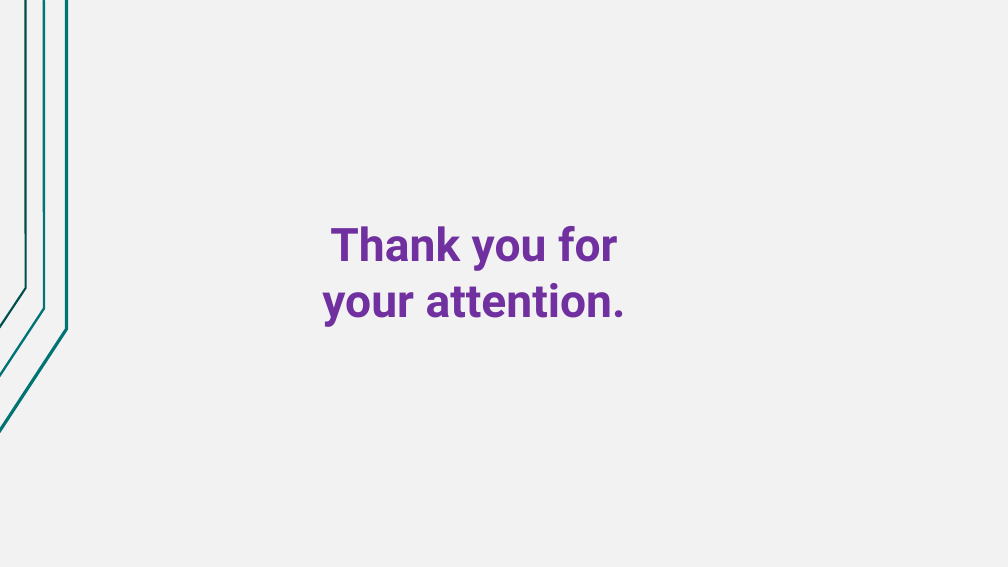
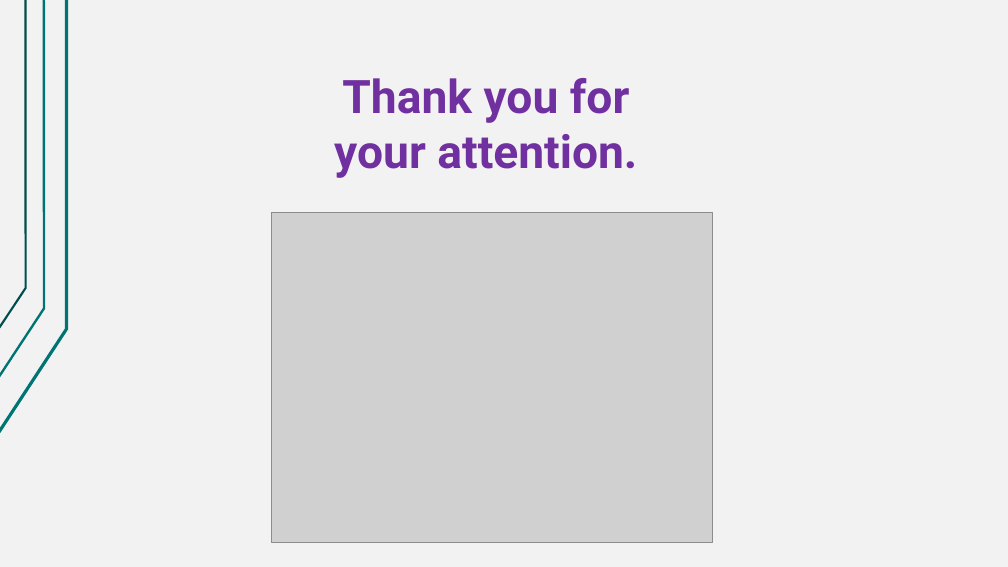
Before and after one commit to Nikolai-Semko/CST8917_Final_Oral_Exam, a slide deck: slide 12 of CST8917_Final_Oral_Exam_Presentation.pptx. Drawn at 1008x567 pixels with LibreOffice and Linux fonts; fonts in the diff are those of the drawing; grey boxes stand for pictures. Boxes give left, top, right and bottom in pixels: in the first picture for what was removed or moved away, otherwise in the second. Text is boxed around its words. In the diff, an @@ line names an element or a change of style, - is before the commit and + after.

Commit message:
added video inside pptx

```diff
--- a/CST8917_Final_Oral_Exam_Presentation.pptx
+++ b/CST8917_Final_Oral_Exam_Presentation.pptx
@@ text "Thank you for your attention.": place and size @@
-text "Thank you for your attention." at box(322, 226, 626, 327)
+text "Thank you for your attention." at box(334, 78, 637, 178)
@@ picture added at box(271, 212, 712, 543) @@
```
Also in this commit, not shown: 1 other file.
